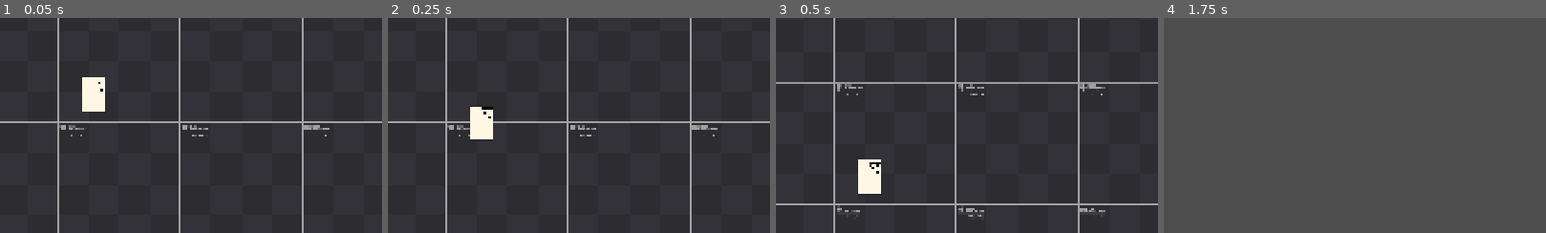
Above: before the commit, frames 1-4 (left to right).
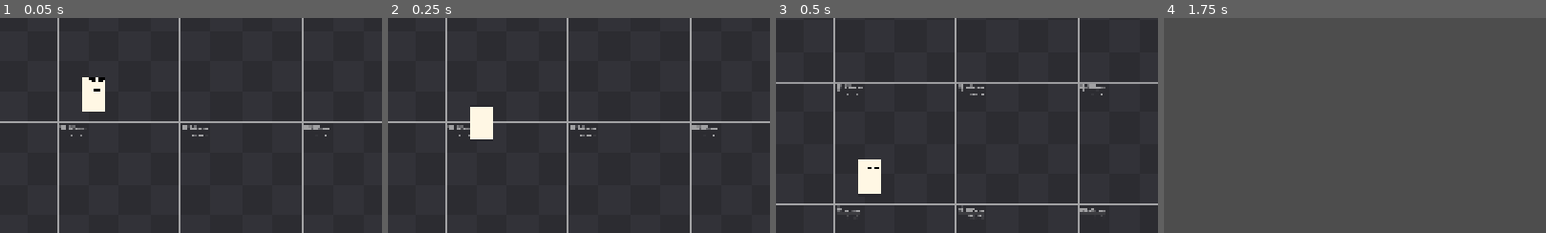
Above: after the commit, the same moments.

Repository: yasukawa426/2d-platformer-godot
Game: Godot game, scene res://scenes/main.tscn
Two runs of this game, one before a commit and one after it. Both use one fixed random seed, a clock stepped at 60 frames per second and the inputs below.
Inputs (mouse positions are % of the whole screen's width and height, from its top left):
- Up to frame 1 (0.05 s): no input
- Up to frame 2 (0.25 s): no input
- Up to frame 3 (0.5 s): no input
- Up to frame 4 (1.75 s): move the mouse to (72, 45) at 0.52 s; hold D (move_right) from 0.53 s (still down); tap Space (jump) at 0.77, 1.52 s; move the mouse to (30, 55) at 1.27 s
The pictures show only the part of the screen within x 38-88%, y 50-100%; the shares and areas given below are measured in that part.

The runs differ from the first frame. In frame 1, 0.1% of the frame differs, in the area x 23-28%, y 27-35%; in frame 2, less than 0.1%; in frame 3, less than 0.1%; in frame 4, nothing differs.

Commit message:
feat: make face bigger

Diff:
--- a/scenes/player/player.tscn
+++ b/scenes/player/player.tscn
@@ -77,8 +77,8 @@
 scale = Vector2(1.75, 1.75)
 
 [node name="FaceAnimatedSprite2D" type="AnimatedSprite2D" parent="Sprite" unique_id=1122853812]
-position = Vector2(20, -107.99999)
-scale = Vector2(1.75, 1.75)
+position = Vector2(15, -107.799995)
+scale = Vector2(2.2, 2.2)
 sprite_frames = SubResource("SpriteFrames_0owmy")
 animation = &"idle"
 
